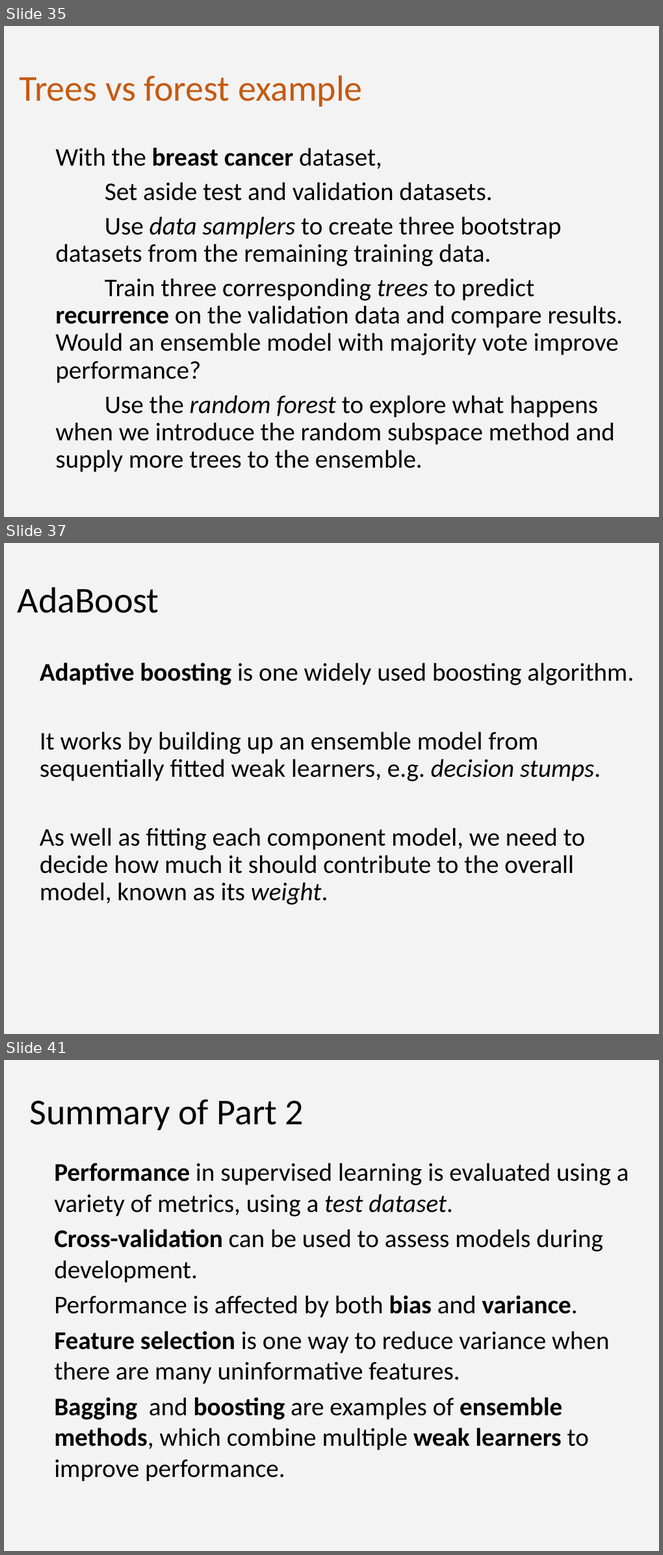
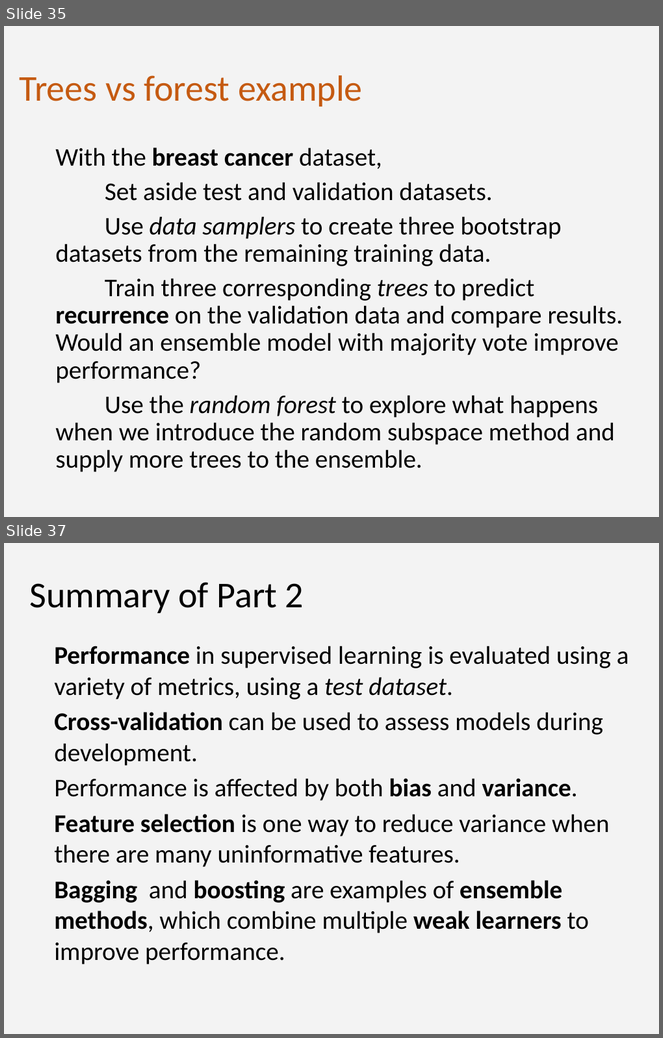
Before and after one commit to ImperialCollegeLondon/RCDS-intro-to-machine-learning, a slide deck: Intro_to_ML_2.pptx. Shown one above the other, each under a label of ours: slides 35, 37 and 41 before the commit, slides 35 and 37 after it; the slides between them are not shown. The pictures are 663x1555 and 663x1038 pixels, drawn with LibreOffice and Linux fonts; fonts in the diff are those of the drawing. Boxes give left, top, right and bottom in pixels: in the first picture for what was removed or moved away, otherwise in the second. Text is boxed around its words. In the diff, an @@ line names an element or a change of style, - is before the commit and + after.

```diff
--- a/Intro_to_ML_2.pptx
+++ b/Intro_to_ML_2.pptx
@@ slide 37 removed at (4,543,659,1034), background #D9D9D9 at 30% opacity @@
@@ title removed at (18,587,159,613) @@
-AdaBoost
@@ text removed at (40,663,634,905) @@
-Adaptive boosting is one widely used boosting algorithm.
-It works by building up an ensemble model from sequentially fitted weak learners, e.g. decision stumps.
-As well as fitting each component model, we need to decide how much it should contribute to the overall model, known as its weight.
@@ what was slide 41 is now slide 37 @@
```
Also in this commit, not shown: 3 slides changed, 3 other slides removed, 1 other file.
